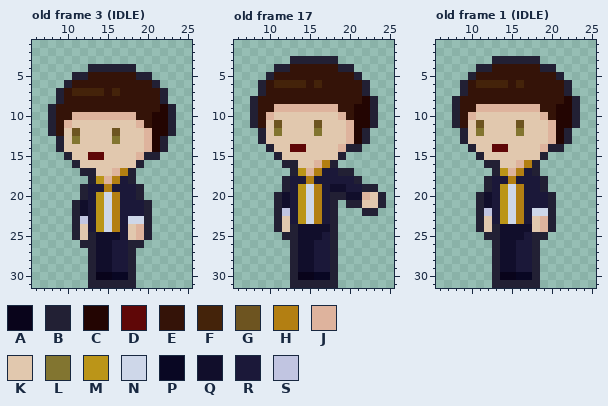
One commit to this pixel-art file: anotherThreat/aseprite/priest.aseprite. Above: the version before the commit.
32x32 pixels, 17 frames. Shown: old frame 3 (IDLE): x 6..25, y 1..31; old frame 17: x 6..25, y 1..31; old frame 1 (IDLE): x 6..25, y 1..31. The commit also changed other frames, which this record leaves out.
Palette (. is transparent): A #09041b  B #222034  C #230502  D #5f0707  E #341308  F #44230a  G #6d5420  H #b37f12  J #deb39d  K #e1c8ae  L #827530  M #bb9518  N #ced7e9  P #090723  Q #110e2b  R #1b1839  S #c1c5e1
Pixels before, old frame 3 (IDLE), first column x 8:
 4 .....BBBBBB.....
 5 ...BBEEEEEEBB...
 6 ..BEEEEEEEEEEB..
 7 .BEFFFFEFEEEEEB.
 8 .BEEEEEEEEEEEEB.
 9 BEEEEEEEEEEEEECB
10 BEEJJJJJJJJEECCB
11 BEJKKKKKKKKJECCB
12 BEKGKKKKGKKKJCCB
13 .BKLKKKKLKKKJCB.
14 .BKKKKKKKKKKJCB.
15 ..BKKDDKKKKJBB..
16 ...BKKKKKKKB....
17 ....BBKKJHB.....
18 .....BMJHRB.....
19 ....BRRHRRRB....
20 ....BRMNHRRB....
21 ...BQRMNHRRRB...
22 ...BQRMNHRRRB...
23 ...BSRMNHRNNB...
24 ...BKRMNHRKJB...
25 ...BKBQQQRKJB...
26 ....BBQQRRBB....
27 .....BQQRRB.....
28 .....BQQRRB.....
29 .....BQQRRB.....
30 .....BAAPPB.....
31 .....BBBBBB.....
Pixels before, old frame 17, first column x 8:
 3 .....BBBBBB......
 4 ...BBEEEEEEBB....
 5 ..BEEEEEEEEEEB...
 6 .BEFFFFEFEEEEEB..
 7 .BEEEEEEEEEEEEB..
 8 BEEEEEEEEEEEEECB.
 9 BEEJJJJJJJJEECCB.
10 BEJKKKKKKKKJECCB.
11 BEKGKKKKGKKKJCCB.
12 .BKLKKKKLKKKJCB..
13 .BKKKKKKKKKKJCB..
14 ..BKKDDKKKKJBB...
15 ...BKKKKKKKB.....
16 ....BBKKJHB......
17 .....BMJHRRBB....
18 ....BRRHRRRRRB...
19 ....BRMNHRQQRRBB.
20 ...BQRMNHRBBQQJKB
21 ...BQRMNHRB.BBKKB
22 ...BSRMNHRB...BB.
23 ...BKRMNHRB......
24 ...BKBQQQQB......
25 ....BBQQQRB......
26 .....BQQRRB......
27 .....BQQRRB......
28 .....BQQRRB......
29 .....BQQRRB......
30 .....BAAPPB......
31 .....BBBBBB......
Pixels before, old frame 1 (IDLE), first column x 8:
 3 .....BBBBBB.....
 4 ...BBEEEEEEBB...
 5 ..BEEEEEEEEEEB..
 6 .BEFFFFEFEEEEEB.
 7 .BEEEEEEEEEEEEB.
 8 BEEEEEEEEEEEEECB
 9 BEEJJJJJJJJEECCB
10 BEJKKKKKKKKJECCB
11 BEKGKKKKGKKKJCCB
12 .BKLKKKKLKKKJCB.
13 .BKKKKKKKKKKJCB.
14 ..BKKDDKKKKJBB..
15 ...BKKKKKKKB....
16 ....BBKKJHB.....
17 .....BMJHRB.....
18 ....BRRHRRRB....
19 ....BRMNHRRB....
20 ...BQRMNHRRRB...
21 ...BQRMNHRRRB...
22 ...BSRMNHRNNB...
23 ...BKRMNHRKJB...
24 ...BKBQQQQKJB...
25 ....BBQQQRBB....
26 .....BQQRRB.....
27 .....BQQRRB.....
28 .....BQQRRB.....
29 .....BQQRRB.....
30 .....BAAPPB.....
31 .....BBBBBB.....
After the commit:
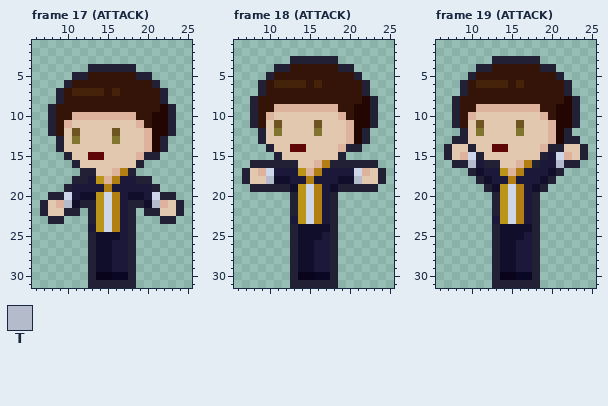
Colours new in this view: T #b4bccb
A new or re-ordered frame is compared with the old frame closest to it.
Commit: priest attack motion
What changed:
frames 17 -> 23
frames re-ordered
Changed rows in their new state; - is an unchanged pixel.
Frame 17 (ATTACK) against old frame 3 (IDLE), layer "body":
first column x 7:
18 ----BBR----RBB----
19 ---BRR------RRB---
20 -BBNRQQ----QQRNBB-
21 BKJTQBB----BBQTJKB
22 BKKB-.B----B.-BKKB
23 -BB-..B----B..-BB-
24 ----..-----B..----
25 ----..-----B..----
26 -----.------.-----
Frame 18 (ATTACK) is new; against old frame 17, layer "body":
first column x 7:
16 -BBBB-------BBBBB-
17 BKJNRRR-----RRNJKB
18 BKKTQQ------QQTKKB
19 -BBBB-Q-----BBB---
20 ----..B-----......
21 ----..B------.....
22 ----..B--------..-
23 ----..------------
24 ----..------------
25 -----.------------
Frame 19 (ATTACK) is new; against old frame 1 (IDLE), layer "body":
first column x 7:
13 -B--------------B-
14 BKK------------KKB
15 BKJN---------RNJKB
16 -BBTR-------RRTBB-
17 ---BQRR----RRQB---
18 ----BQ------QB----
19 ------Q----Q------
20 ----..B----B..----
21 ----..B----B..----
22 ----..B----B..----
23 ----..-----B..----
24 ----..-----B..----
25 -----.------.-----
Boxes around the changes in both pictures, in picture pixels (x1, y1, x2, y2):
changed: (40, 176, 96, 248)
changed: (128, 176, 184, 248)
changed: (242, 160, 298, 240)
changed: (338, 160, 386, 216)
changed: (444, 136, 500, 240)
changed: (532, 136, 588, 240)
